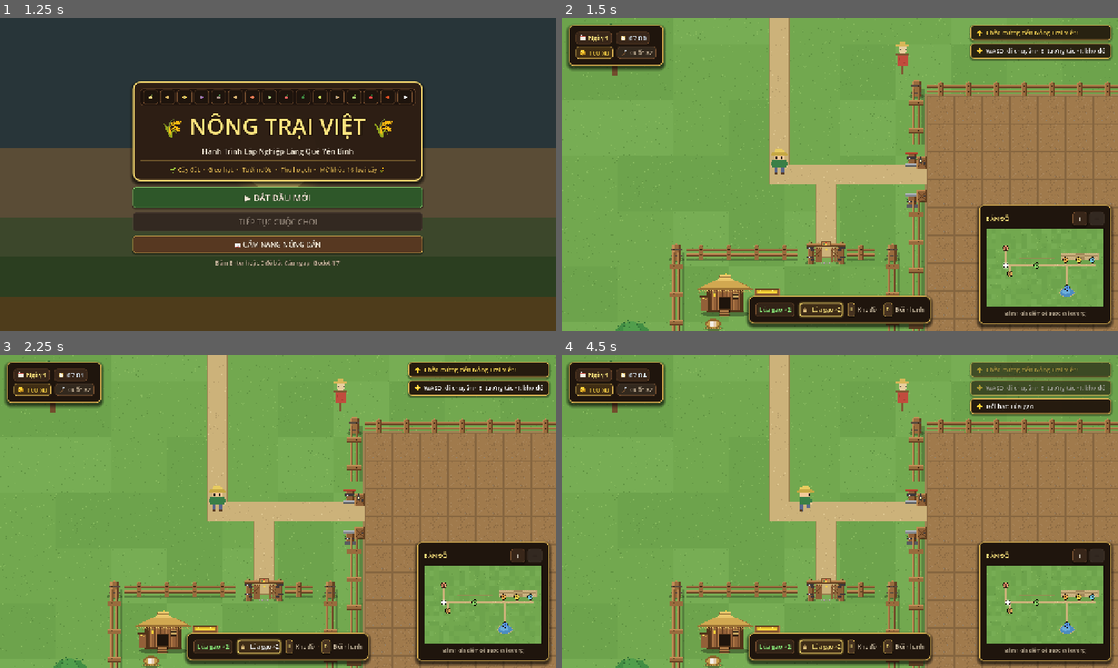
Above: before the commit, frames 1-4 (two rows, left to right).
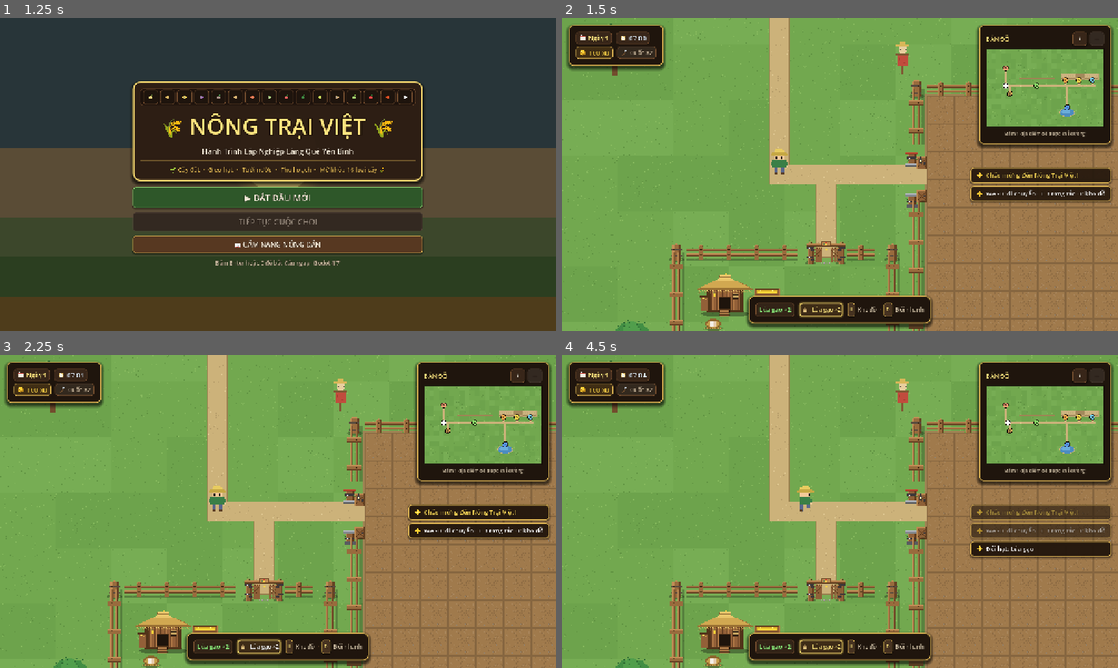
Above: after the commit, the same moments.

Repository: hoangwinbay/Farm
Game: Godot game, scene res://scenes/main.tscn
Same seed, same stepped clock (60 frames per second), same inputs: the game is played once before the commit and once after it.
Inputs (mouse positions are in pixels of both pictures, inside the frame that each line leads up to):
- Up to frame 1 (1.25 s): click "Lúa gạo ×0" at 0.5 s
- Up to frame 2 (1.5 s): click "▶ BẮT ĐẦU MỚI" at 1.25 s
- Up to frame 3 (2.25 s): click "Lúa gạo ×2" at 2 s
- Up to frame 4 (4.5 s): click "+" at 2.75 s; click "−" at 3.5 s; tap Enter at 4.25 s; move the mouse to (962, 495) at 4.27 s; hold D (move_right) from 4.28 s (still down); hold R (cycle_seed) from 4.28 s (still down); click (962, 495) at 4.42 s

Frame 1 is identical in both runs. In frame 2, 20% of the frame differs, in the area x 73-100%, y 2-100%; in frame 3, 20%; in frame 4, 21%.

Commit message:
Dời minimap lên góc trên phải, thông báo xuống dưới bản đồ

Diff:
--- a/scripts/ui/hud.gd
+++ b/scripts/ui/hud.gd
@@ -110,13 +110,13 @@
 	h_h.add_child(h_ic)
 	hoe_label = UIKit.label(h_h, "Cuốc ×0", 14, Color(0.90, 0.82, 0.70))
 
-	# --- 2. THÔNG BÁO CUỘN GIẤY TRÊN PHẢI ---
+	# --- 2. THÔNG BÁO CUỘN GIẤY PHẢI PHÍA DƯỚI BẢN ĐỒ NHỎ ---
 	var tr := MarginContainer.new()
 	tr.set_anchors_preset(Control.PRESET_TOP_RIGHT)
 	tr.offset_left = -340
 	tr.offset_right = -16
-	tr.offset_top = 16
-	tr.offset_bottom = 300
+	tr.offset_top = 344
+	tr.offset_bottom = 648
 	tr.mouse_filter = Control.MOUSE_FILTER_IGNORE
 	root.add_child(tr)
 	toast_row = VBoxContainer.new()
--- a/scripts/ui/minimap.gd
+++ b/scripts/ui/minimap.gd
@@ -156,7 +156,7 @@
 	if big:
 		panel.position = (vs - ps) / 2.0
 	else:
-		panel.position = Vector2(vs.x - ps.x - 16.0, vs.y - ps.y - 16.0)
+		panel.position = Vector2(vs.x - ps.x - 16.0, 16.0)
 
 
 func _process(_delta: float) -> void:
